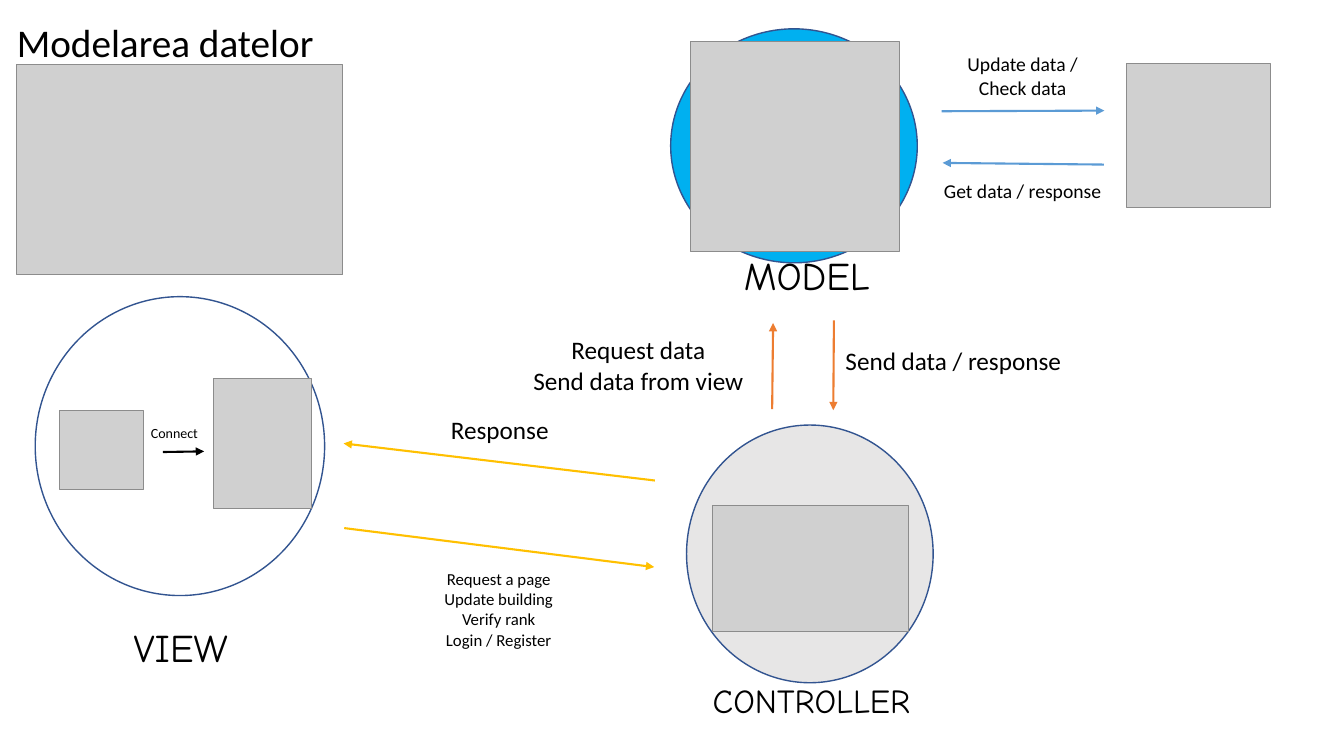
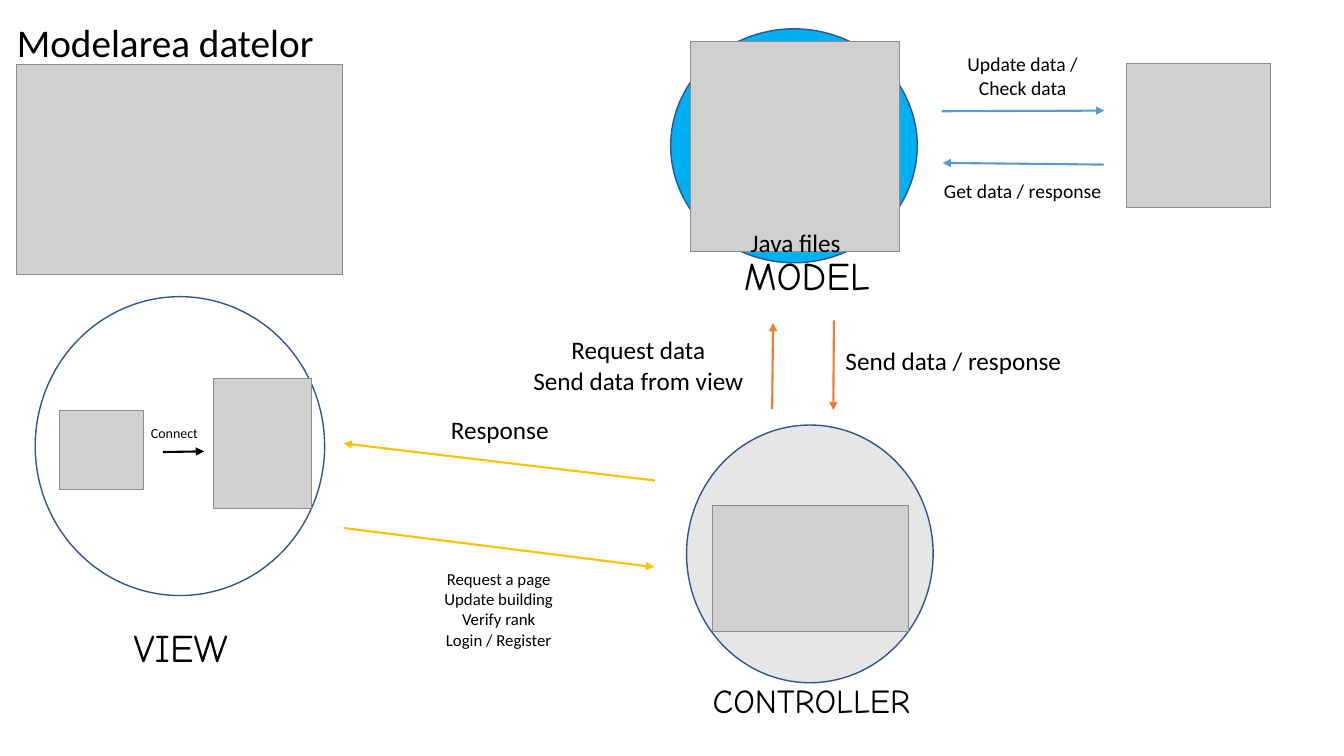
Before and after one commit to Cati96/TW_MuCr, a slide deck: slide 9 of Prezentari/PrezentareS11.pptx. Drawn at 1344x756 pixels with LibreOffice and Linux fonts; fonts in the diff are those of the drawing; grey boxes stand for pictures. Boxes give left, top, right and bottom in pixels: in the first picture for what was removed or moved away, otherwise in the second. Text is boxed around its words. In the diff, an @@ line names an element or a change of style, - is before the commit and + after.

```diff
--- a/Prezentari/PrezentareS11.pptx
+++ b/Prezentari/PrezentareS11.pptx
@@ text added at [751, 231, 840, 258], 18 pt, text #000000 @@
+Java files
```
Also in this commit, not shown: 2 other slides changed, 1 slide added, 1 slide removed.
